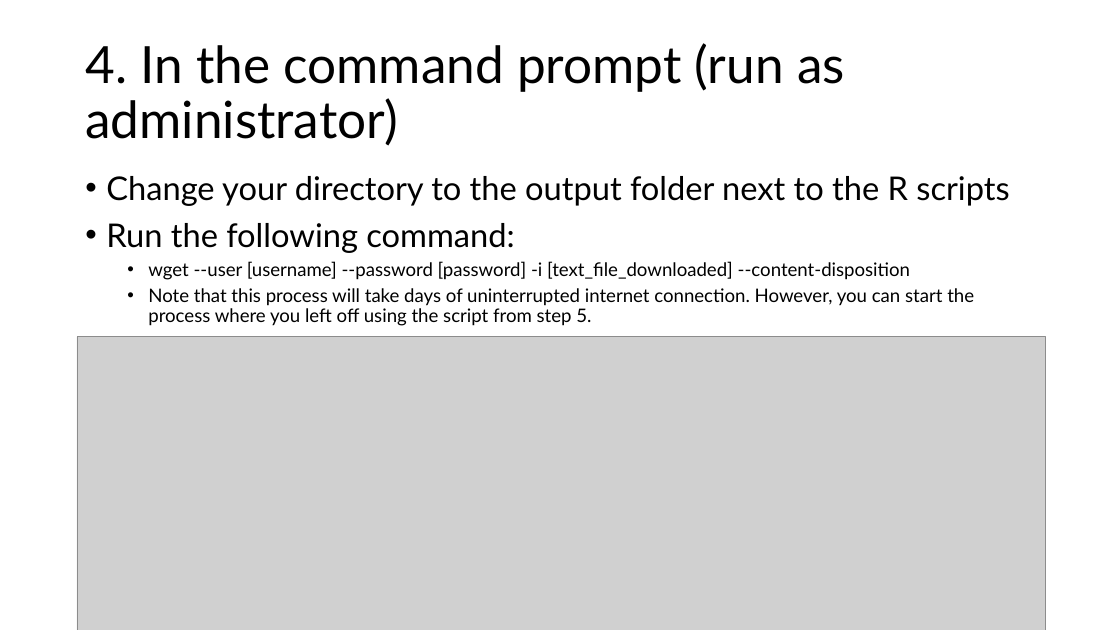
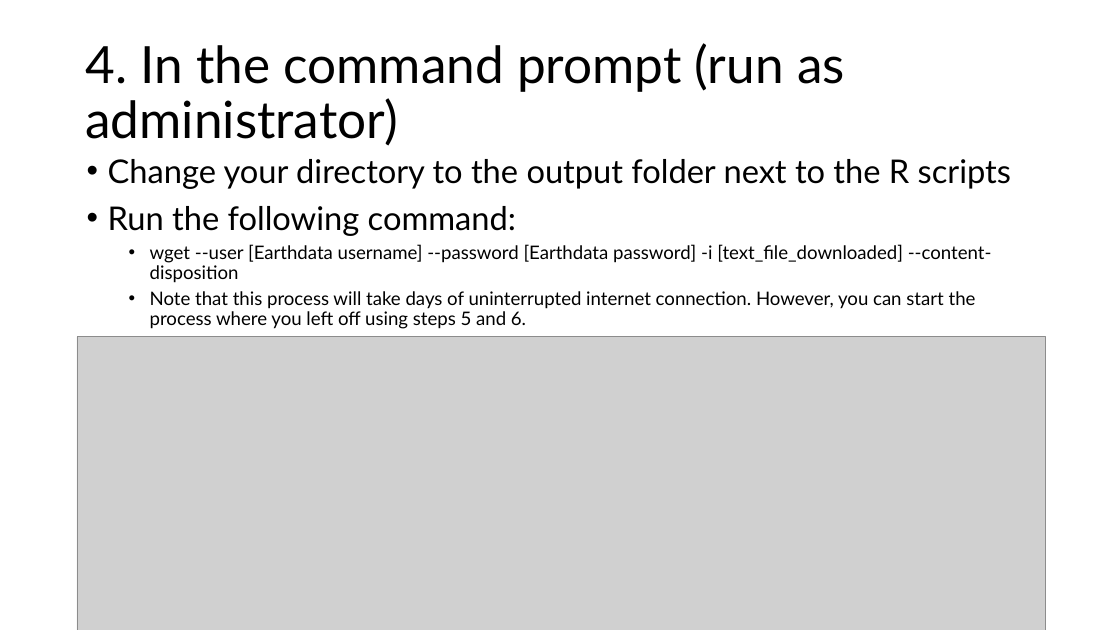
Before and after one commit to eco-kgml/NLDAS2_for_LakeGPT, a slide deck: slide 9 of How_to_NLDAS2 data.pptx. Drawn at 1120x630 pixels with LibreOffice and Linux fonts; fonts in the diff are those of the drawing; grey boxes stand for pictures. Boxes give left, top, right and bottom in pixels: in the first picture for what was removed or moved away, otherwise in the second. Text is boxed around its words. In the diff, an @@ line names an element or a change of style, - is before the commit and + after.

Commit message:
Update tutorial to specify earthdata loging is needed

```diff
--- a/How_to_NLDAS2 data.pptx
+++ b/How_to_NLDAS2 data.pptx
@@ text "Change your directory to the ...": place and size @@
-text "Change your directory to the ..." at (106,176,1009,326)
+text "Change your directory to the ..." at (108,159,1011,329)
@@ text at (150,244,992,329): text changed @@
-  • wget --user [username] --password [password] -i [text_file_downloaded] --content-disposition
-  • Note that this process will take days of uninterrupted internet connection. However, you can start the process where you left off using the script from step 5.
+  • wget --user [Earthdata username] --password [Earthdata password] -i [text_file_downloaded] --content-disposition
+  • Note that this process will take days of uninterrupted internet connection. However, you can start the process where you left off using steps 5 and 6.
```
